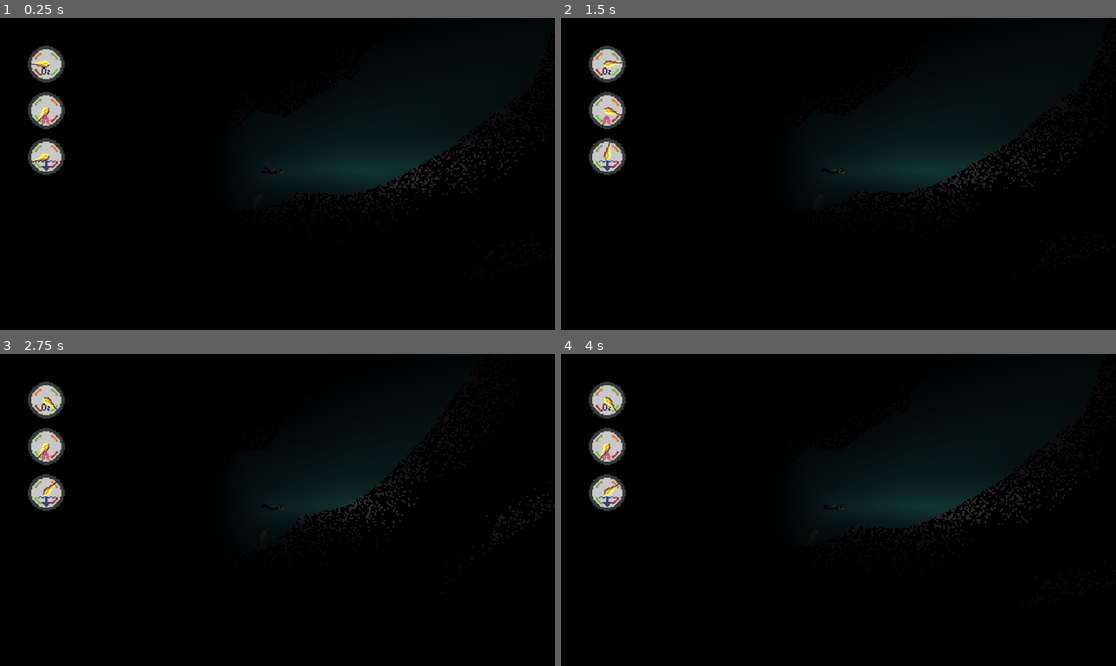
Above: before the commit, frames 1-4 (two rows, left to right).
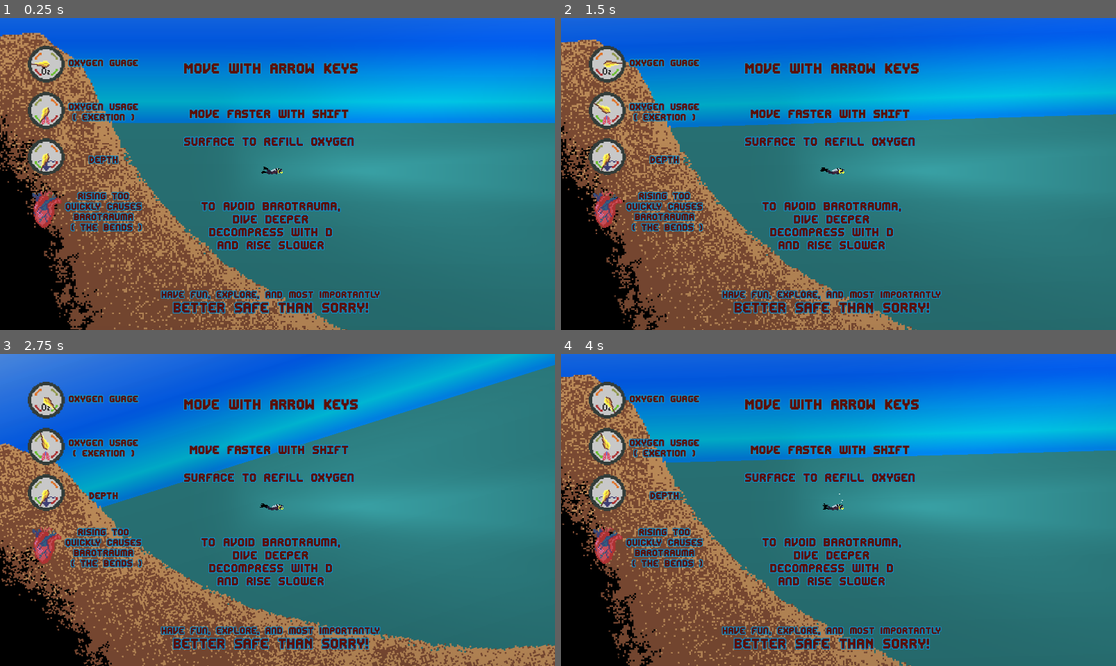
Above: after the commit, the same moments.

Repository: BrothersChimes/aphosis
Game: Godot game, scene res://Main.tscn
Two runs of this game, one before a commit and one after it. Both use one fixed random seed, a clock stepped at 60 frames per second and the inputs below.
Inputs:
- Up to frame 1 (0.25 s): no input
- Up to frame 2 (1.5 s): hold Right (right_button) 0.53-1.28 s; hold D (decompress) 0.53-1.28 s; hold Down (down_button) from 1.28 s (still down); tap Space (sprint) at 1.35 s
- Up to frame 3 (2.75 s): release Down (down_button) at 2.03 s; hold Right (right_button) from 2.03 s (still down); hold D (decompress) from 2.03 s (still down)
- Up to frame 4 (4 s): release Right (right_button) at 2.78 s; release D (decompress) at 2.78 s; hold Up (up_button) 2.78-3.53 s; tap Space (sprint) at 2.85 s; hold Left (left_button) from 3.53 s (still down); hold D (decompress) from 3.53 s (still down)

The runs differ from the first frame. In frame 1, 93% of the frame differs, in the area x 0-100%, y 0-100%; in frame 2, 93%; in frame 3, 95%; in frame 4, 94%.

Commit message:
Game submission version

Diff:
--- a/HUD.tscn
+++ b/HUD.tscn
@@ -132,7 +132,6 @@
 scroll_active = false
 
 [node name="TutorialText" type="Node2D" parent="."]
-visible = false
 script = ExtResource("7_ktek0")
 
 [node name="Subtitle" type="RichTextLabel" parent="TutorialText"]
--- a/Main.tscn
+++ b/Main.tscn
@@ -61,7 +61,7 @@
 texture = SubResource("GradientTexture2D_62yqm")
 
 [node name="Player" parent="." instance=ExtResource("2_i4oek")]
-position = Vector2(3099, 5837)
+position = Vector2(2057, 118)
 rotation = 1.5708
 
 [node name="Camera2D" type="Camera2D" parent="Player"]
--- a/map_and_lighting.tscn
+++ b/map_and_lighting.tscn
@@ -28,6 +28,7 @@
 gradient = SubResource("Gradient_5aq7j")
 
 [node name="Node2D" type="Node2D"]
+position = Vector2(-986, -2238)
 script = ExtResource("1_mt1lk")
 
 [node name="Background" type="Sprite2D" parent="."]
@@ -70,7 +71,7 @@
 texture = SubResource("GradientTexture2D_baf8f")
 
 [node name="Player" parent="." instance=ExtResource("4_k1fx0")]
-position = Vector2(4213, 5778)
+position = Vector2(3026, 447)
 rotation = 3.14159
 
 [node name="Camera2D" type="Camera2D" parent="Player"]
